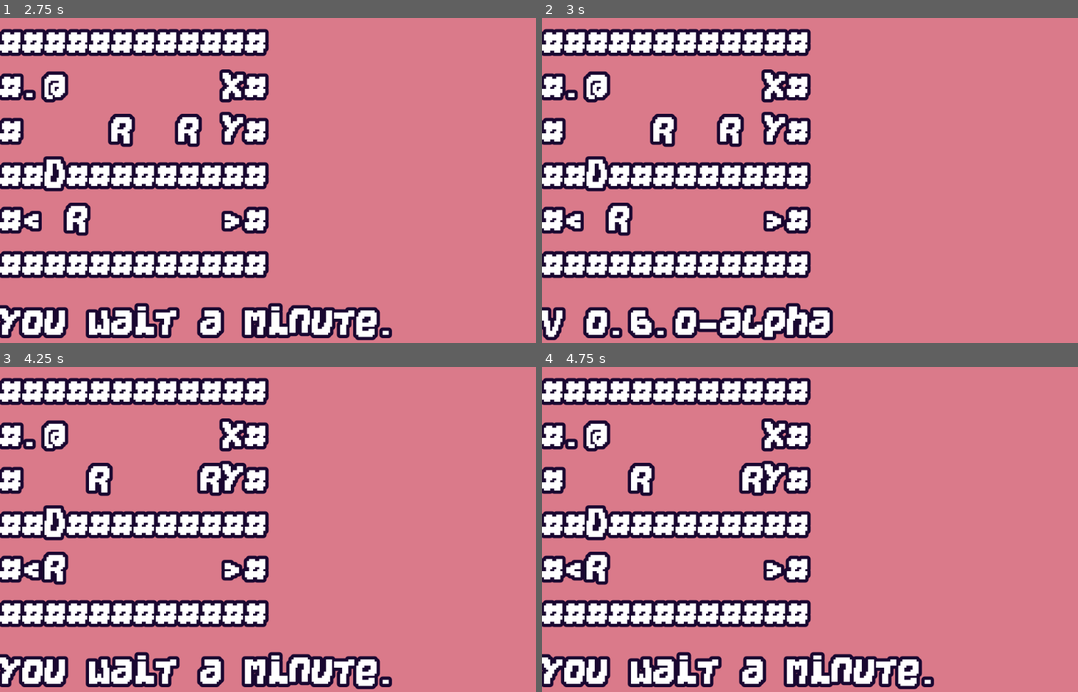
Above: before the commit, frames 1-4 (two rows, left to right).
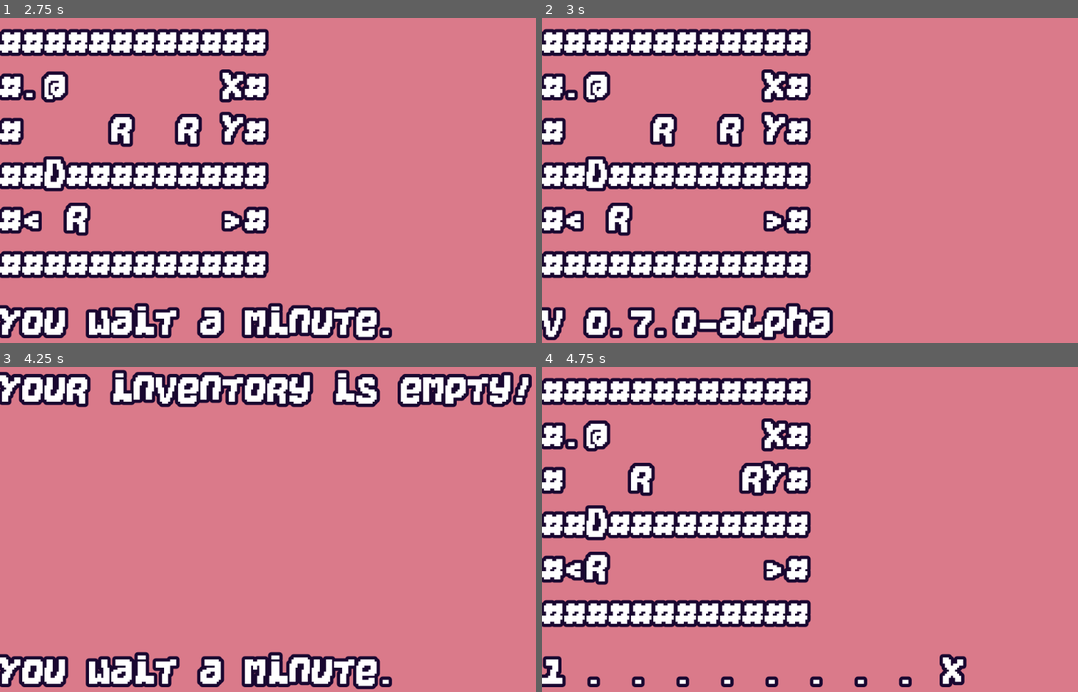
Above: after the commit, the same moments.

Repository: KaizNike/Defeating-User-Built-Dungeon
Game: Godot game, scene res://Main.tscn
The game is run twice, just before and just after one commit, with the same random seed, the same clock (stepped at 60 frames per second) and the same inputs.
Inputs:
- Up to frame 1 (2.75 s): tap Enter at 0.5 s; hold Right (move_right) 0.53-1.28 s; hold Z (use_scroll) 0.53-1.28 s; tap . (wait) at 0.8, 1.35, 2.3 s; tap R (reset) at 1.25, 2 s; hold Down (move_down) 1.28-2.03 s; tap Z (use_scroll) at 1.55 s; hold Right (move_right) from 2.03 s (still down); hold Z (use_scroll) from 2.03 s (still down)
- Up to frame 2 (3 s): tap R (reset) at 2.75 s; release Right (move_right) at 2.78 s; release Z (use_scroll) at 2.78 s; hold Up (move_up) from 2.78 s (still down); tap V (version_display) at 2.85 s
- Up to frame 3 (4.25 s): tap Z (use_scroll) at 3.05 s; tap R (reset) at 3.5 s; release Up (move_up) at 3.53 s; hold Left (move_left) from 3.53 s (still down); hold . (wait) from 3.53 s (still down); tap I (inventory, bound only after the commit) at 4.15 s
- Up to frame 4 (4.75 s): keep holding Left (move_left); release . (wait) at 4.28 s; tap Shift at 4.35 s; tap Z (use_scroll) at 4.55 s

Frame 1 is identical in both runs. In frame 2, 0.3% of the frame differs, in the area x 15-22%, y 88-99%; in frame 3, 21%, in the area x 0-100%, y 0-81%; in frame 4, 6.0%.
Error after the commit: Invalid get index 'Inv' (on base: 'String'). (res://Main.gd:621)

Commit message:
v0.7 - Inventory Update
- 'i' to show inventory

Diff:
--- a/Defeating User Built Dungeon/Main.gd
+++ b/Defeating User Built Dungeon/Main.gd
@@ -1,8 +1,8 @@
 extends Node
 
 # Major, Minor, Patch
-var version = [0, 6, 0, "-alpha"]
-# Latest - Week 6 + 7 Update - Saving + Loading + Reloading
+var version = [0, 7, 0, "-alpha"]
+# Latest - Week 6 + 7 Update - Inventory Update
 
 # Future ideas - Friendly or neutral mobs
 
@@ -43,18 +43,18 @@
 
 var game_array = []
 
-# ">" - Down Stair, "<" - Up Stair, "Y" - Key, "D" - Door, "K" - Skeleton Key, "%" - Body, "+" - Healing Potion
-const INTERACTS = [">", "<", "Y", "D", "K", "%", "+"]
+# ">" - Down Stair, "<" - Up Stair, "Y" - Door Key, "y" - Chest Key, "D" - Door, "K" - Skeleton Key, "%" - Body, "+" - Healing Potion, "c" - Chest
+const INTERACTS = [">", "<", "Y", "y", "D", "K", "%", "+", "c"]
 # "#" - Wall, "D" - Locked Door, "X" - Old Wall
 const COLLIDES = ["#", "D", "X"]
-# "r" - Rat, "k" - Kobold, "g" - Goblin, "L" - Lich, "@" - Player, "x" - Crate
-const ENTITIES = ["r", "k", "g", "L", "@", "x"]
+# "r" - Rat, "k" - Kobold, "g" - Goblin, "L" - Lich, "@" - Player, "x" - Crate, "c" - Chest
+const ENTITIES = ["r", "k", "g", "L", "@", "x", "c"]
 # "T" - Sword, "S" - Whip, "Z" - Scroll
 const WEAPONS = ["T", "S", "Z"]
 # "O" - Shield, "P" - Platemail, "B" - Boots
 const ARMORS = ["O", "P", "B"]
 
-var item = {"Char": "", "Uses": 1, "Type": "normal"}
+var item = {"Char": "", "Uses": 1, "Type": "Normal"}
 var scrollUse = ""
 
 var actors = []
@@ -123,18 +123,19 @@
 		Being.Speed = 0
 		Being.Behav = "Still"
 		Being.bodyDesc = "crate"
-		var containing = item.duplicate(false)
-		var rand = randi()%2
-		match rand:
-			0:
-				containing.Char = "+"
-				containing.Type = "lesser"
-				containing.Uses = 2
-			1:
-				containing.Char = "Z"
-				containing.Type = "lightning"
-				containing.Uses = 1
-		Being.Inv.append(containing)
+		_spawn_item_inside_container(Being.Inv,Char)
+#		var containing = item.duplicate(false)
+#		var rand = randi()%2
+#		match rand:
+#			0:
+#				containing.Char = "+"
+#				containing.Type = "Lesser"
+#				containing.Uses = 2
+#			1:
+#				containing.Char = "Z"
+#				containing.Type = "Lightning"
+#				containing.Uses = 1
+#		Being.Inv.append(containing)
 	else:
 		return
 	## Should happen if in if elif group
@@ -205,15 +206,17 @@
 		statusLabel.text = "Didn't restart."
 		notiTimer.start()
 		return
+	elif event.is_action_pressed("inventory"):
+		_show_inv()
 	elif event.is_action_pressed("heal"):
-		if _find_and_use_item("+"):
+		if _find_and_use_item("+", player):
 			statusLabel.text = "You heal to " + str(player.HP) + "."
 		else:
 			statusLabel.text = "No healing in inventory!"
 		notiTimer.start()
 	elif event.is_action_pressed("use_scroll"):
-		if _find_and_use_item("Z"):
-			if scrollUse == "lightning":
+		if _find_and_use_item("Z", "player"):
+			if scrollUse == "Lightning":
 				var targetActor = {}
 				var closestDistance = 100
 				var actorIndex = 0
@@ -373,7 +376,7 @@
 			if currentRoom == -1:
 				levelLabel.text += "\nYou leave the dungeon."
 
-
+# Edits the array and returns to _move_actors(), handles player centered actions
 func _move_player(array, dir, actor):
 	if dir == Vector2.ZERO:
 		print("You wait a minute.")
@@ -392,7 +395,7 @@
 	var Dest = array[Loc.y][Loc.x]
 	var a = array
 	if Dest in INTERACTS or Dest in ENTITIES:
-		a = _handle_interaction(Dest, Loc, array)
+		a = _handle_player_interaction(Dest, Loc, array)
 	if Dest in COLLIDES or Dest in ENTITIES:
 		return array
 
@@ -448,7 +451,10 @@
 							break
 					targetIndex += 1
 				pass
-			if Dest in COLLIDES or Dest in ENTITIES or Dest in INTERACTS:
+			if Dest in INTERACTS:
+				if _handle_actor_interaction(Actor,Dest):
+					continue
+			if Dest in COLLIDES or Dest in ENTITIES:
 				continue
 			else:
 				a[Actor.Loc.y][Actor.Loc.x] = " "
@@ -479,7 +485,21 @@
 func get_distance(selfLoc:Vector2, targetLoc:Vector2):
 	return sqrt(pow(selfLoc.x-targetLoc.x, 2) + pow(selfLoc.y-targetLoc.y,2))
 
-func _handle_interaction(type, loc, array):
+func _handle_actor_interaction(actor, type) -> bool:
+	if actor.Char == "r":
+		if type == "Y":
+			var I = item.duplicate(false)
+			I.Char = "Y"
+			I.type = "door"
+			actor.Inv.append(I)
+			return false
+		else:
+			return true
+	else:
+		return true
+
+
+func _handle_player_interaction(type, loc, array):
 	var a = array
 	if type == ">":
 		levelChange = true
@@ -497,8 +517,16 @@
 		print(player.Inv)
 		statusLabel.text = "Grabbed a " + I.Type + " key."
 		notiTimer.start()
+	elif type == "y":
+		var I = item.duplicate(false)
+		I.Char = "y"
+		I.Type = "chest"
+		player.Inv.append(I)
+		print(player.Inv)
+		statusLabel.text = "Grabbed a " + I.Type + " key."
+		notiTimer.start()
 	elif type == "D":
-		var result = _find_and_use_item("Y")
+		var result = _find_and_use_item("Y", player)
 		if result:
 			a[loc.y][loc.x] = " "
 	elif type == "%":
@@ -527,6 +555,35 @@
 	pass
 
 
+func _show_inv():
+	var text = ""
+	var itemIndex = 0
+	for Item in player.Inv:
+		if itemIndex > 5:
+			break
+		var name = _get_item_name(Item.Char, Item.Type)
+		if not name:
+			continue
+		var line = name + " Uses: " + str(Item.Uses)
+		text += line
+		if itemIndex < 5:
+			text += "\n"
+	if not text:
+		text = "Your inventory is empty!"
+	levelLabel.text = text
+	waiting = true
+
+
+func _get_item_name(Char, Type) -> String:
+	match Char:
+		"Y":
+			return Type + " Key"
+		"+":
+			return Type + " Heal Pot"
+		"Z":
+			return "Scroll of " + Type
+	return ""
+
 func _add_corpse(targetActor):
 	var actorIndex = 0
 	for actor in actors:
@@ -559,29 +616,47 @@
 	return false
 
 
-func _find_and_use_item(Item):
+func _find_and_use_item(Item, Actor):
 	var spotIndex = 0
-	for spot in player.Inv:
+	for spot in Actor.Inv:
 		if typeof(spot) == 18:
 			if "Char" in spot and "Uses" in spot:
 				if spot.Char == Item:
 #					print("OK!")
 					if Item == "+":
-						if spot.Type == "lesser":
-							player.HP += 1
-							print(player.HP)
+						if spot.Type == "Lesser":
+							Actor.HP += 1
+							print(Actor.Char + " healed to: " + str(Actor.HP))
 					elif Item == "Z":
 						scrollUse = spot.Type
 					spot.Uses -= 1
 					if spot.Uses == 0:
-						player.Inv.remove(spotIndex)
-						print(player.Inv)
+						Actor.Inv.remove(spotIndex)
 					return true
 
 
 		spotIndex += 1
 	# If item not found
 	return false
+
+
+func _spawn_item_inside_container(containerInv : Array, containerType):
+	var Item = item.duplicate(true)
+	if containerType == "x":
+		var rand = randi()%2
+		match rand:
+			0:
+				Item.Char = "+"
+				Item.Type = "Lesser"
+				Item.Uses = 2
+			1:
+				Item.Char = "Z"
+				Item.Type = "Lightning"
+				Item.Uses = 1
+	# finish
+	if Item.Char == "":
+		return
+	containerInv.append(Item)
 
 
 func _files_dropped(files, screen):
--- a/Defeating User Built Dungeon/project.godot
+++ b/Defeating User Built Dungeon/project.godot
@@ -81,6 +81,11 @@
 "events": [ Object(InputEventKey,"resource_local_to_scene":false,"resource_name":"","device":0,"alt":false,"shift":true,"control":false,"meta":false,"command":false,"pressed":false,"scancode":68,"unicode":0,"echo":false,"script":null)
  ]
 }
+inventory={
+"deadzone": 0.5,
+"events": [ Object(InputEventKey,"resource_local_to_scene":false,"resource_name":"","device":0,"alt":false,"shift":false,"control":false,"meta":false,"command":false,"pressed":false,"scancode":73,"unicode":0,"echo":false,"script":null)
+ ]
+}
 
 [physics]
 
Not shown, added: Defeating User Built Dungeon/default_env.tres~RF24392af8.TMP
Not shown, changed: README.md
Not shown, added: v0.7-alpha-screen4.png
